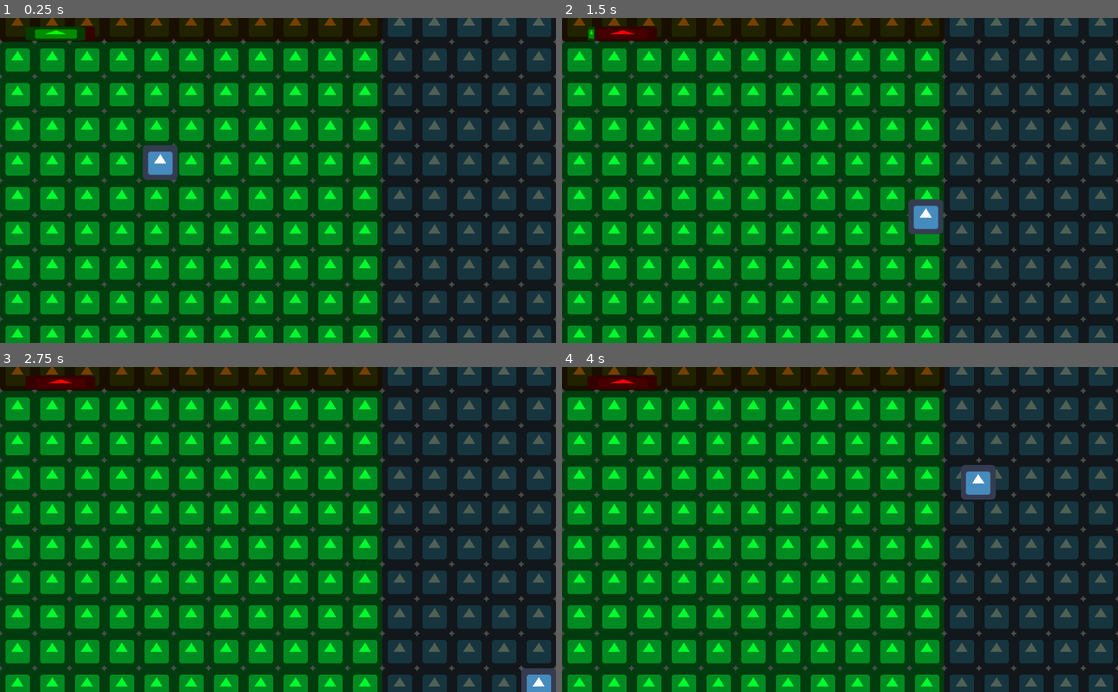
Above: before the commit, frames 1-4 (two rows, left to right).
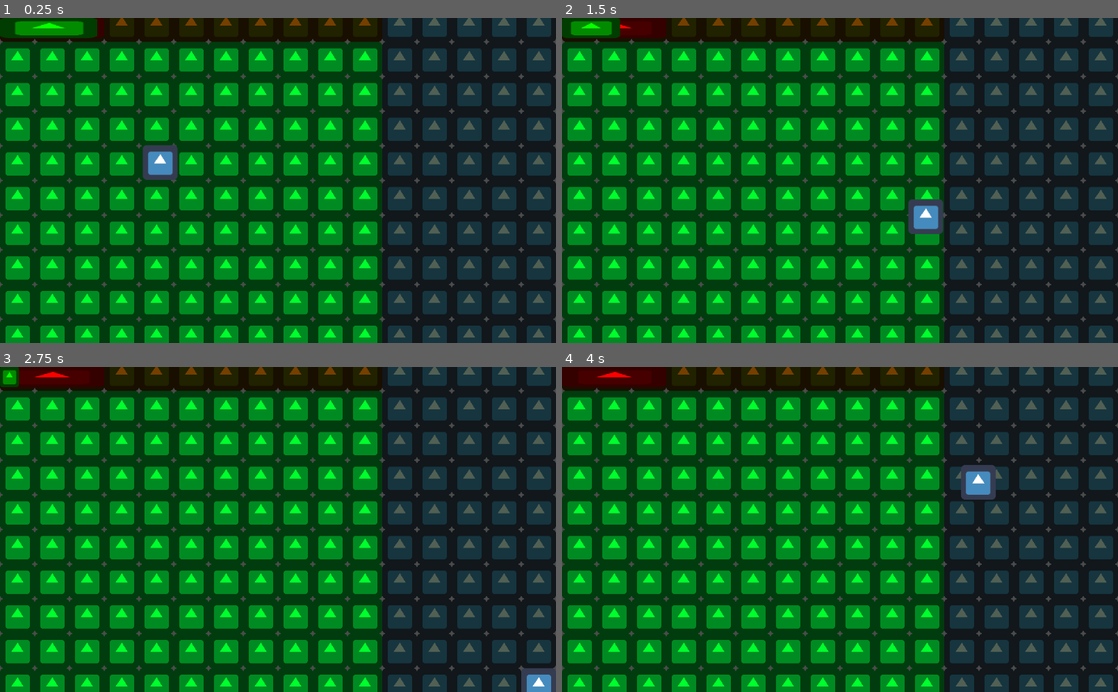
Above: after the commit, the same moments.

Repository: AtharvVohra/GetOffMyLawn
Game: Godot game, scene res://Scenes/World.tscn
Two runs of this game, one before a commit and one after it. Both use one fixed random seed, a clock stepped at 60 frames per second and the inputs below. The engine's default icon, where the game draws it, is replaced by a stand-in: a white triangle on a blue panel in a dark square.
Inputs (mouse positions are in pixels of both pictures, inside the frame that each line leads up to):
- Up to frame 1 (0.25 s): no input
- Up to frame 2 (1.5 s): tap Enter at 0.5 s; move the mouse to (962, 164) at 0.52 s; hold D (ui_right) 0.53-1.28 s; move the mouse to (728, 196) at 1.27 s; hold S (ui_down) from 1.28 s (still down)
- Up to frame 3 (2.75 s): move the mouse to (333, 458) at 2.02 s; release S (ui_down) at 2.03 s; hold D (ui_right) from 2.03 s (still down)
- Up to frame 4 (4 s): move the mouse to (812, 594) at 2.77 s; release D (ui_right) at 2.78 s; hold W (ui_up) 2.78-3.53 s; move the mouse to (1006, 578) at 3.52 s; hold A (ui_left) from 3.53 s (still down)

The runs differ from the first frame. In frame 1, 1.1% of the frame differs, in the area x 0-19%, y 0-8%; in frame 2, 1.0%; in frame 3, 0.9%; in frame 4, 0.9%.

Commit message:
Health bar updates

Diff:
--- a/src/Scenes/HealthBar.tscn
+++ b/src/Scenes/HealthBar.tscn
@@ -3,16 +3,14 @@
 [ext_resource path="res://Scripts/HealthBar.gd" type="Script" id=1]
 [ext_resource path="res://icon.png" type="Texture" id=2]
 
-[node name="HealthBar" type="Control"]
+[node name="HealthBar" type="Control" index="0"]
 
 anchor_left = 0.0
 anchor_top = 0.0
-anchor_right = 0.0
-anchor_bottom = 0.0
-margin_left = -45.0
-margin_top = -18.0
-margin_right = 76.0
-margin_bottom = 15.0
+anchor_right = 1.0
+anchor_bottom = 1.0
+margin_right = -904.0
+margin_bottom = -570.0
 rect_pivot_offset = Vector2( 0, 0 )
 rect_clip_content = false
 mouse_filter = 0
@@ -20,21 +18,20 @@
 size_flags_horizontal = 1
 size_flags_vertical = 1
 script = ExtResource( 1 )
-_sections_unfolded = [ "Anchor", "Margin", "Visibility" ]
+_sections_unfolded = [ "Anchor", "Margin", "Rect", "Visibility" ]
 
 [node name="HealthBarBG" type="Sprite" parent="." index="0"]
 
 modulate = Color( 1, 0, 0, 1 )
-position = Vector2( 46.1341, 16.9353 )
-scale = Vector2( 2, 0.4 )
+scale = Vector2( 3, 0.6 )
 texture = ExtResource( 2 )
-_sections_unfolded = [ "Transform", "Visibility" ]
+offset = Vector2( 32, 30 )
+_sections_unfolded = [ "Offset", "Transform", "Visibility" ]
 
 [node name="HealthBar" type="Sprite" parent="." index="1"]
 
 modulate = Color( 0.03125, 1, 0, 1 )
-position = Vector2( -17.8274, 16.6248 )
-scale = Vector2( 2, 0.4 )
+scale = Vector2( 3, 0.6 )
 texture = ExtResource( 2 )
-offset = Vector2( 31.9807, 0.776124 )
+offset = Vector2( 32, 30 )
 _sections_unfolded = [ "Offset", "Transform", "Visibility" ]
--- a/src/Scenes/Player.tscn
+++ b/src/Scenes/Player.tscn
@@ -72,7 +72,7 @@
 "values": [ Color( 0.921875, 1, 0, 1 ), Color( 1, 1, 1, 1 ) ]
 }
 
-[node name="Player" type="KinematicBody2D" index="0"]
+[node name="Player" type="KinematicBody2D"]
 
 input_pickable = false
 collision_layer = 2
@@ -135,8 +135,3 @@
 _sections_unfolded = [ "Rect" ]
 
 [node name="HealthBar" parent="CanvasLayer/Control" index="0" instance=ExtResource( 4 )]
-
-margin_left = 65.0
-margin_top = 12.0
-margin_right = 65.0
-margin_bottom = 12.0
--- a/src/Scripts/HealthBar.gd
+++ b/src/Scripts/HealthBar.gd
@@ -3,11 +3,12 @@
 # class member variables go here, for example:
 # var a = 2
 # var b = "textvar"
+var scaleX
 
 func _ready():
 	# Called when the node is added to the scene for the first time.
 	# Initialization here
-	pass
+	scaleX = $HealthBar.scale.x
 
 #func _process(delta):
 #	# Called every frame. Delta is time since last frame.
@@ -15,4 +16,4 @@
 #	pass
 
 func updateHealth(percentage):
-	$HealthBar.scale.x = 2*percentage
+	$HealthBar.scale.x = scaleX*percentage
--- a/src/Scripts/Player.gd
+++ b/src/Scripts/Player.gd
@@ -12,7 +12,7 @@
 var anim
 var animNew
 export var attacking = false
-var health = 100
+var health = 100.0
 
 func _ready():
 	set_physics_process(true)
@@ -24,7 +24,7 @@
 	movement_loop(delta)
 	$CanvasLayer/Control/HealthBar.updateHealth(float(health)/100)
 	if health > 0:
-		health -= 1
+		health -= 0.5
 	#updateCamera()
 
 func updateCamera():
